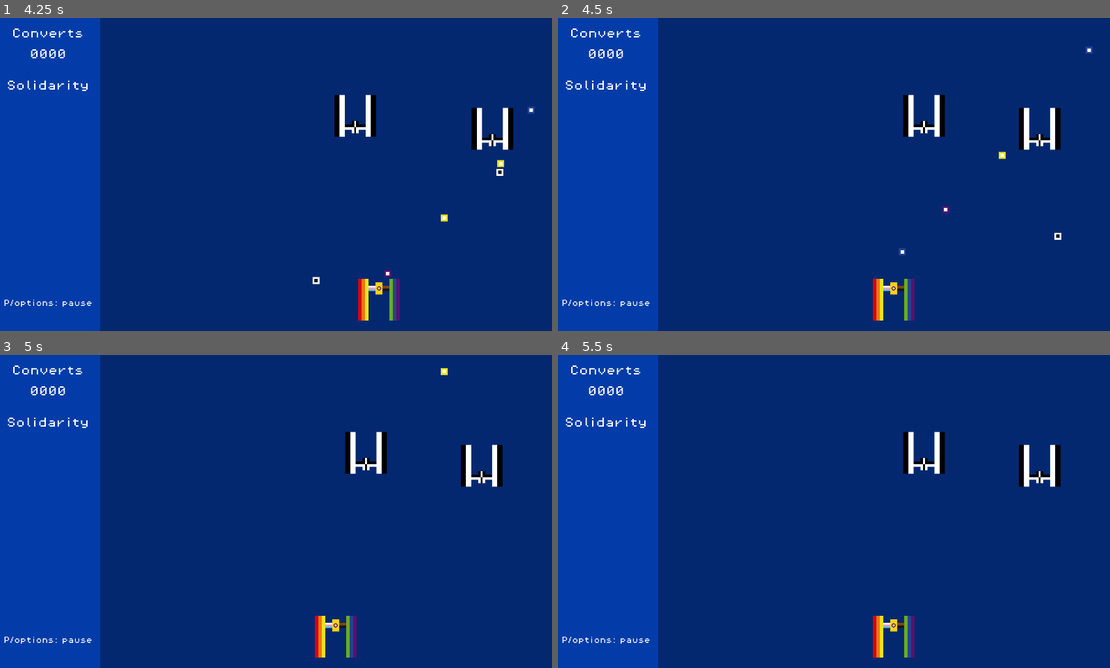
Above: before the commit, frames 1-4 (two rows, left to right).
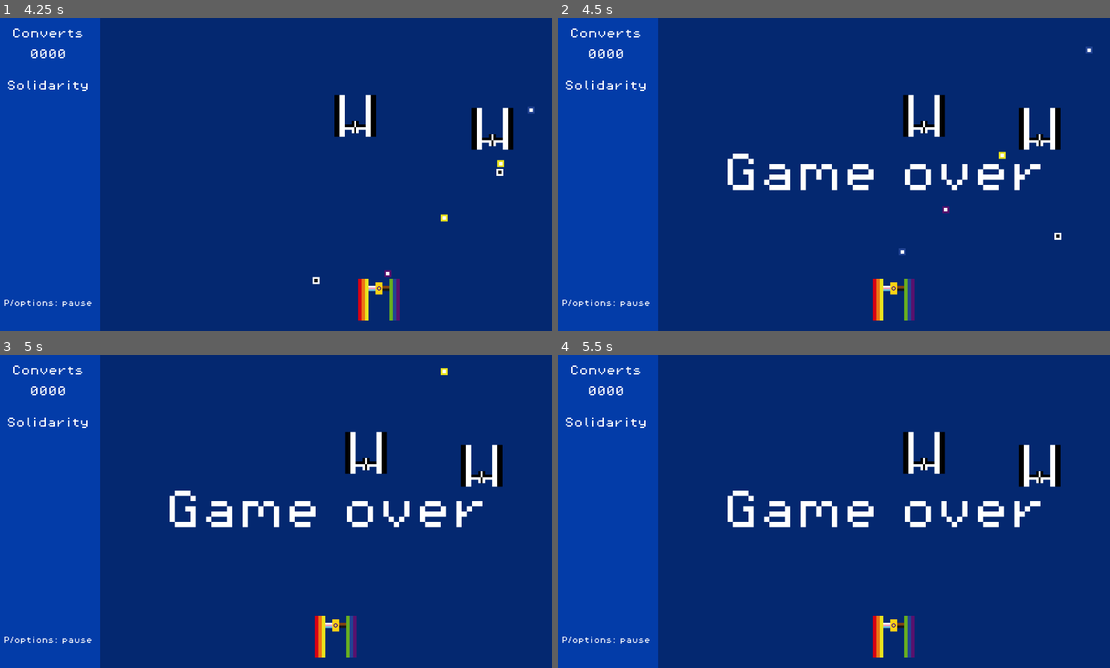
Above: after the commit, the same moments.

Repository: yndajas/qgjam-2023
Game: Godot game, scene res://scenes/main.tscn
Same seed, same stepped clock (60 frames per second), same inputs: the game is played once before the commit and once after it. The project has no main scene, so this scene is started directly.
Inputs:
- Up to frame 1 (4.25 s): hold Right (move_right) 0.53-1.28 s; hold Space (fire) 0.53-1.28 s; hold Left (move_left) 1.28-2.03 s; tap Space (fire) at 1.35, 2.85 s; hold Space (fire) 2.03-2.78 s; hold Right (move_right) 2.03-3.53 s; hold Left (move_left) from 3.53 s (still down); hold Space (fire) from 3.53 s (still down)
- Up to frame 2 (4.5 s): keep holding Left (move_left); release Space (fire) at 4.28 s; tap Space (fire) at 4.35 s
- Up to frame 3 (5 s): keep holding Left (move_left)
- Up to frame 4 (5.5 s): keep holding Left (move_left); hold Space (fire) from 5.03 s (still down)

Frame 1 is identical in both runs. In frame 2, 1.8% of the frame differs, in the area x 30-88%, y 43-56%; in frame 3, 1.8%; in frame 4, 1.8%.

Commit message:
Add game over text

Diff:
--- a/scenes/main.tscn
+++ b/scenes/main.tscn
@@ -63,4 +63,19 @@
 
 [node name="SfxPlayer" type="AudioStreamPlayer" parent="."]
 
+[node name="GameOverText" type="RichTextLabel" parent="."]
+visible = false
+offset_left = 240.0
+offset_top = 312.0
+offset_right = 1280.0
+offset_bottom = 408.0
+theme = ExtResource("3_nln1n")
+theme_override_font_sizes/normal_font_size = 96
+bbcode_enabled = true
+text = "[center]Game over"
+
+[node name="FlashTimer" type="Timer" parent="GameOverText"]
+wait_time = 1.5
+
 [connection signal="timeout" from="EnemySpawnTimer" to="." method="_on_enemy_spawn_timer_timeout"]
+[connection signal="timeout" from="GameOverText/FlashTimer" to="." method="_on_game_over_flash_timer_timeout"]
--- a/scripts/main.gd
+++ b/scripts/main.gd
@@ -9,6 +9,8 @@
 @onready var controls_text: RichTextLabel = $InformationPanel/ControlsText
 @onready var converts_count_text: RichTextLabel = $InformationPanel/ConvertsCountText
 @onready var enemy_spawn_timer: Timer = $EnemySpawnTimer
+@onready var game_over_text: RichTextLabel = $GameOverText
+@onready var game_over_text_flash_timer: Timer = $GameOverText/FlashTimer
 @onready var information_panel: ColorRect = $InformationPanel
 @onready var player: CharacterBody2D = $Player
 @onready var sfx_player: AudioStreamPlayer = $SfxPlayer
@@ -26,6 +28,15 @@
 	spawn_enemy()
 	enemy_spawn_timer.wait_time = randf_range(2, 6)
 	enemy_spawn_timer.start()
+
+
+func _on_game_over_flash_timer_timeout() -> void:
+	game_over_text.set_visible(!game_over_text.visible)
+
+	if game_over_text.visible:
+		game_over_text_flash_timer.start(3)
+	else:
+		game_over_text_flash_timer.start(0.85)
 
 
 func collect_flag() -> void:
@@ -54,6 +65,8 @@
 
 func on_game_over() -> void:
 	enemy_spawn_timer.stop()
+	game_over_text.set_visible(true)
+	game_over_text_flash_timer.start()
 	sfx_player.stream = game_over_sounds.pick_random()
 	sfx_player.play()
 
